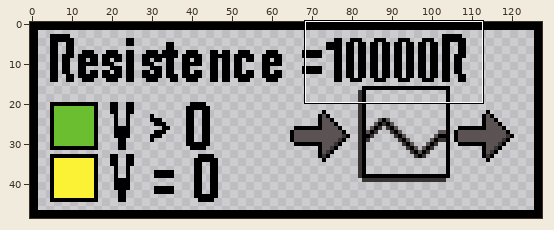
Two states of a pixel-art file, Assets/Sprites/Sprite-000333.aseprite. The first picture is a wide view before the edit; the outline marks the close-up.
Close-up. As it was:
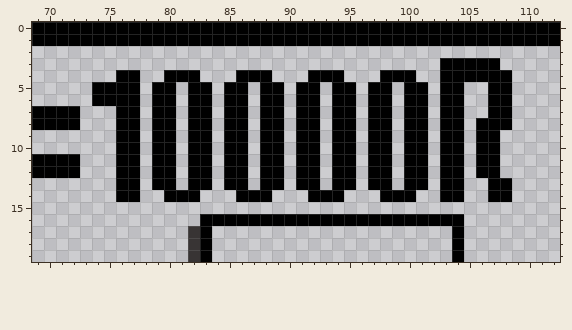
128x49 pixels, 1 frame. Colours within 5 levels of each other are drawn and written as one. Shown: x 69..112, y 0..19. The commit also changed other parts of the picture, which this record leaves out.
And afterwards:
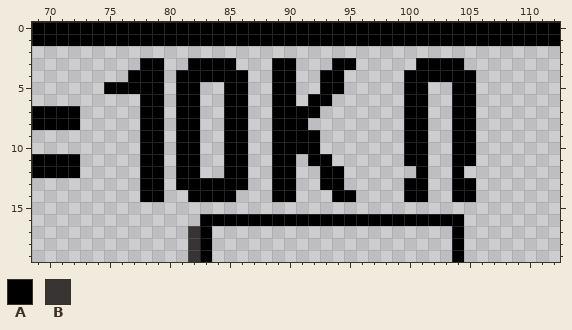
Palette (. is transparent): A #000000  B #383434
Diff:
Changed rows in their new state; - is an unchanged pixel.
first column x 74:
 3 ----AA--AAAA---AA---AA-----AA--...-
 4 --.-AA.--AAA-..AA-.-----..-AA---...
 5 .---A-.A-.----.-A..A-.-..----.-A-..
 6 ....A-.A-.----.-A.-A..-..----.-A-..
 7 --..A-.A-.----.-A---..-..----.-A-..
 8 --..A-.A-.----.-A-.-..-..----.-A...
 9 --..A-.A-.----.-A---..-..----.-A..-
10 --..A-.A-.----.-A---..-..----.-A..-
11 --..A-.A-.----.-A.-A..-..----.-A..-
12 --..A-.A-.----.-A..A-.-..-.--.--..-
13 --..A-.A--A---.-A..A-.-..----.-A-..
14 --..AA..-AAA...AA-..-A--..-A-.-A-..
Where, in picture pixels (left, top, right, bottom), the same in both close-ups:
changed: (92, 58, 512, 202)
